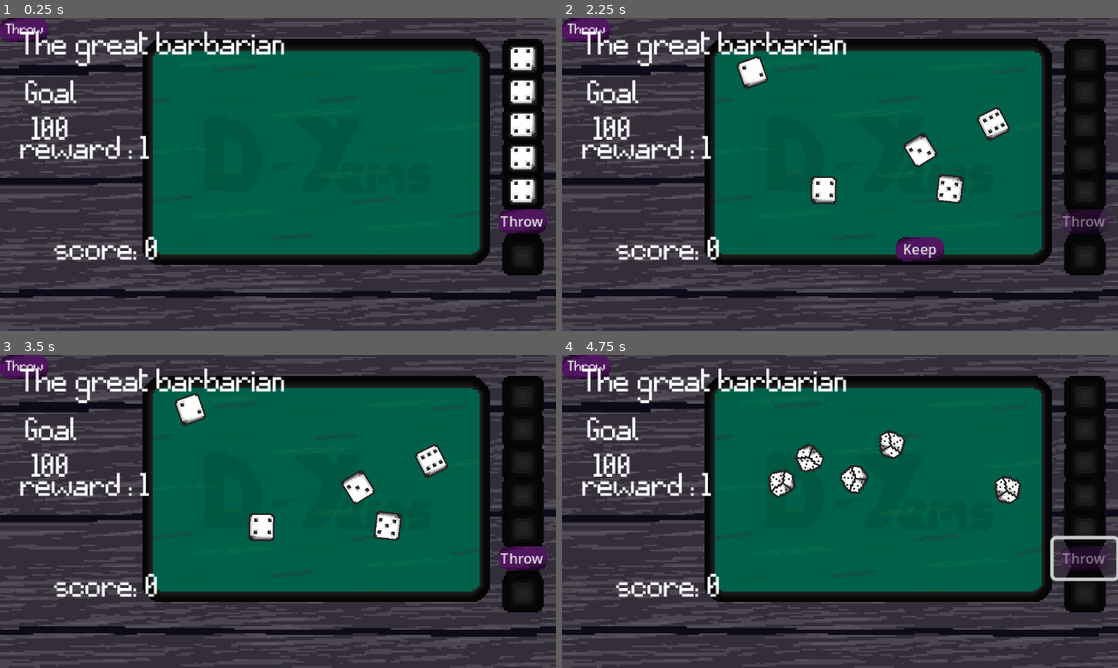
Above: before the commit, frames 1-4 (two rows, left to right).
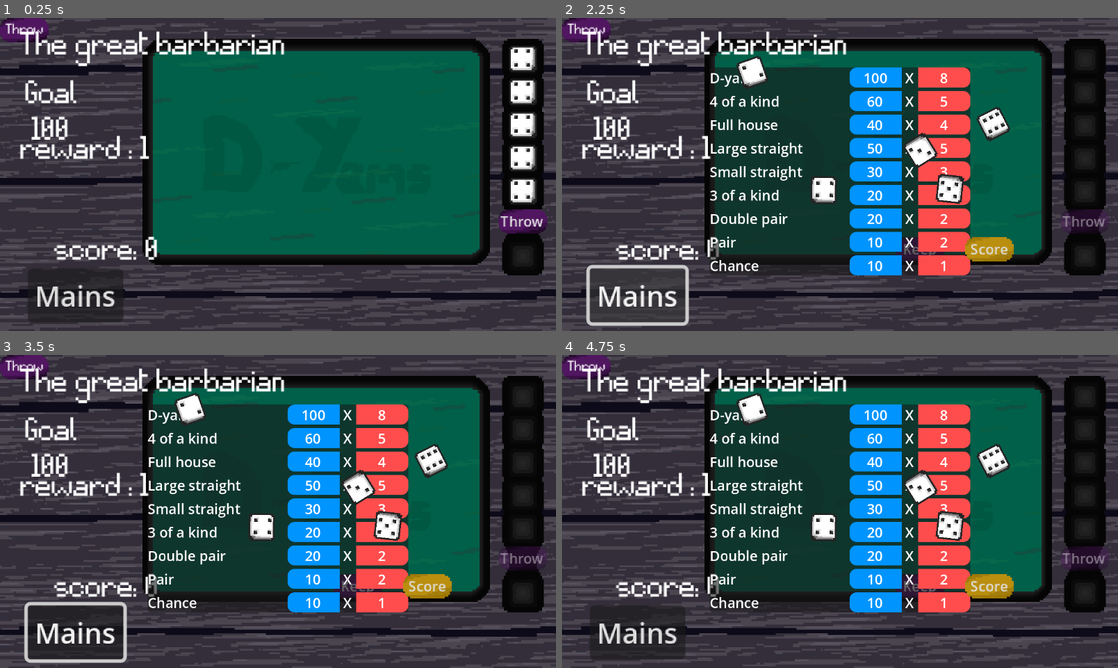
Above: after the commit, the same moments.

Repository: geoffrey66280/D-yams
Game: Godot game, scene res://scenes/game.tscn
Two runs of this game, one before a commit and one after it. Both use one fixed random seed, a clock stepped at 60 frames per second and the inputs below. This scene is started directly instead of the project's main scene.
Inputs (mouse positions are in pixels of both pictures, inside the frame that each line leads up to):
- Up to frame 1 (0.25 s): no input
- Up to frame 2 (2.25 s): click "Throw" at 0.5 s; click "Throw" at 1.25 s; click (639, 296) at 2 s, where only the run after the commit has a clickable "Mains"
- Up to frame 3 (3.5 s): click "Keep" at 2.75 s
- Up to frame 4 (4.75 s): click (990, 586) at 3.5 s, where only the run after the commit has a clickable "Score"; click "Throw" at 4.25 s

The runs differ from the first frame. In frame 1, 1.3% of the frame differs, in the area x 5-23%, y 80-97%; in frame 2, 30%; in frame 3, 31%; in frame 4, 32%, in the area x 5-100%, y 12-97%.

Commit message:
fix: update code in english and fetch level info data for combinations

Diff:
--- a/scenes/PopupCombination.tscn
+++ b/scenes/PopupCombination.tscn
@@ -1,18 +1,19 @@
 [gd_scene load_steps=2 format=3 uid="uid://cfaie0utf5d8m"]
 
-[ext_resource type="Script" path="res://scenes/popup_combination.gd" id="1_gn6a8"]
+[ext_resource type="Script" uid="uid://b8drhlokcbs32" path="res://scenes/popup_combination.gd" id="1_gn6a8"]
 
 [node name="PopupCombination" type="Control"]
 layout_mode = 3
 anchors_preset = 15
 anchor_right = 1.0
 anchor_bottom = 1.0
-offset_left = 524.0
-offset_top = 307.0
-offset_right = -537.3334
-offset_bottom = -290.0
+offset_left = 153.33331
+offset_top = 98.5
+offset_right = -156.66669
+offset_bottom = -71.5
 grow_horizontal = 2
 grow_vertical = 2
+scale = Vector2(0.5, 0.5)
 script = ExtResource("1_gn6a8")
 
 [node name="PanelContainer" type="PanelContainer" parent="."]
--- a/scenes/game.tscn
+++ b/scenes/game.tscn
@@ -26,17 +26,17 @@
 metadata/_edit_use_anchors_ = true
 
 [node name="PopupCombination" parent="." instance=ExtResource("4_lbhrr")]
-offset_left = 0.0
-offset_top = 0.0
-offset_right = 0.0
-offset_bottom = 0.0
+offset_left = 160.0
+offset_top = 88.0
+offset_right = 160.0
+offset_bottom = 88.0
 metadata/_edit_use_anchors_ = true
 
 [node name="ButtonCombination" type="Button" parent="."]
-offset_left = -494.0
-offset_top = 87.0
-offset_right = -439.0
-offset_bottom = 118.0
+offset_left = 16.0
+offset_top = 144.0
+offset_right = 71.0
+offset_bottom = 175.0
 text = "Mains"
 
 [node name="MenuOptions" parent="." instance=ExtResource("7_u5sy4")]
--- a/scenes/ligne_score.gd
+++ b/scenes/ligne_score.gd
@@ -1,10 +1,10 @@
 extends HBoxContainer
 
-@onready var label_nom = $NomMain
-@onready var label_valeur = $ZoneScore/FondBleu/Label
+@onready var label_name = $NomMain
+@onready var label_value = $ZoneScore/FondBleu/Label
 @onready var label_multi = $ZoneScore/FondRouge/Label
 
-func mettre_a_jour_infos(nom_de_la_main: String, score: int, multi: int):
-	label_nom.text = nom_de_la_main
-	label_valeur.text = str(score)
+func mettre_a_jour_infos(combination_name: String, score: int, multi: int):
+	label_name.text = combination_name
+	label_value.text = str(score)
 	label_multi.text = str(multi)
--- a/scenes/menu_options.gd
+++ b/scenes/menu_options.gd
@@ -1,15 +1,15 @@
 extends Control
 
-@onready var bouton_plein_ecran = $PanelContainer/MarginContainer/VBoxContainer/HBoxContainer/CheckButton
+@onready var full_screen_button = $PanelContainer/MarginContainer/VBoxContainer/HBoxContainer/CheckButton
 @onready var slider_volume = $PanelContainer/MarginContainer/VBoxContainer/HBoxContainer2/HSlider
 @onready var menu_resolution = $PanelContainer/MarginContainer/VBoxContainer/OptionButton
 
 func _ready():
 	visible = false
-	bouton_plein_ecran.toggled.connect(_on_plein_ecran_toggled)
+	full_screen_button.toggled.connect(_on_full_screen_toggled)
 	menu_resolution.item_selected.connect(_on_resolution_selected)
 
-func _on_plein_ecran_toggled(est_actif):
+func _on_full_screen_toggled(est_actif):
 	if est_actif:
 		DisplayServer.window_set_mode(DisplayServer.WINDOW_MODE_FULLSCREEN)
 	else:
--- a/scenes/popup_combination.gd
+++ b/scenes/popup_combination.gd
@@ -1,27 +1,21 @@
 extends Control
 
-var ligne_scene = preload("res://scenes/LigneScore.tscn")
+var line_scene = preload("res://scenes/LigneScore.tscn")
 
 @onready var container_liste = $PanelContainer/ListeDesMains
 
-var les_mains = [
-	{"nom": "Yams", "score": 100, "mult": 8},
-	{"nom": "Carré", "score": 60, "mult": 5},
-	{"nom": "Full", "score": 40, "mult": 4},
-	{"nom": "Grande Suite", "score": 50, "mult": 5},
-	{"nom": "Petite Suite", "score": 30, "mult": 3},
-	{"nom": "Brelan", "score": 20, "mult": 3}
-]
-
 func _ready():
 	visible = false
-	generer_la_liste()
+	generate_list()
 
-func generer_la_liste():
-	for main_info in les_mains:
+func generate_list():
+	var level_info_node = get_node("../LevelInformation")
+	var combinations = level_info_node.level_information["combinations"]
 
-		var nouvelle_ligne = ligne_scene.instantiate()
+	for combination_info in combinations:
 
-		container_liste.add_child(nouvelle_ligne)
+		var new_line = line_scene.instantiate()
 
-		nouvelle_ligne.mettre_a_jour_infos(main_info["nom"], main_info["score"], main_info["mult"])
+		container_liste.add_child(new_line)
+
+		new_line.mettre_a_jour_infos(combination_info["name"], combination_info["tokens"], combination_info["mult"])
--- a/scenes/throwing_dices.tscn
+++ b/scenes/throwing_dices.tscn
@@ -104,3 +104,4 @@
 [connection signal="button_up" from="ThrowButton" to="." method="_on_button_button_up"]
 [connection signal="button_up" from="ThrowButton" to="." method="_on_throw_button_button_up"]
 [connection signal="button_up" from="KeepButton" to="." method="_on_keep_button_button_up"]
+[connection signal="button_up" from="ScoreButton" to="." method="_on_score_button_button_up"]
--- a/scripts/throwing_dices.gd
+++ b/scripts/throwing_dices.gd
@@ -61,10 +61,11 @@
 func change_keep_score_button_visibility():
 	if($KeepButton.visible == false):
 		$ThrowButton.disabled = true
-		if(throwing_count > 0):
-			$KeepButton.show()
+		if(throwing_count == 0):
+			$ScoreButton.show()
 		else:
 			$ScoreButton.show()
+			$KeepButton.show()
 	else:
 		$KeepButton.hide()
 		$ScoreButton.hide()
@@ -96,3 +97,7 @@
 	var level_info = level_info_node.level_information
 	level_info['kept_dices'] = dices_kept
 	change_keep_score_button_visibility()
+
+
+func _on_score_button_button_up() -> void:
+	pass # Replace with function body.
